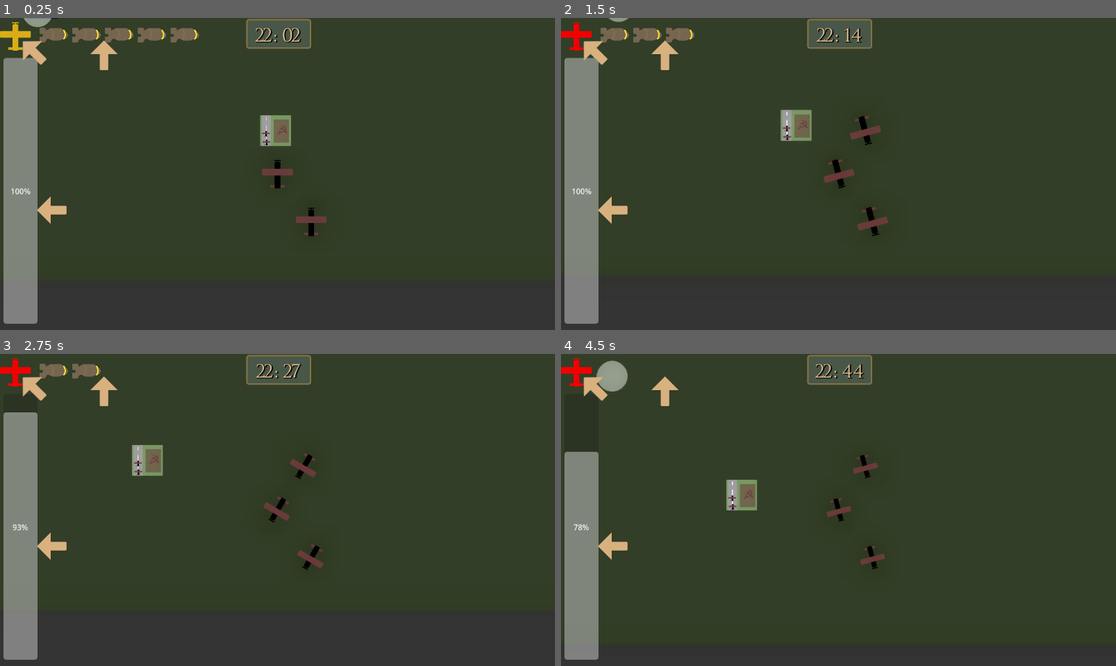
Above: before the commit, frames 1-4 (two rows, left to right).
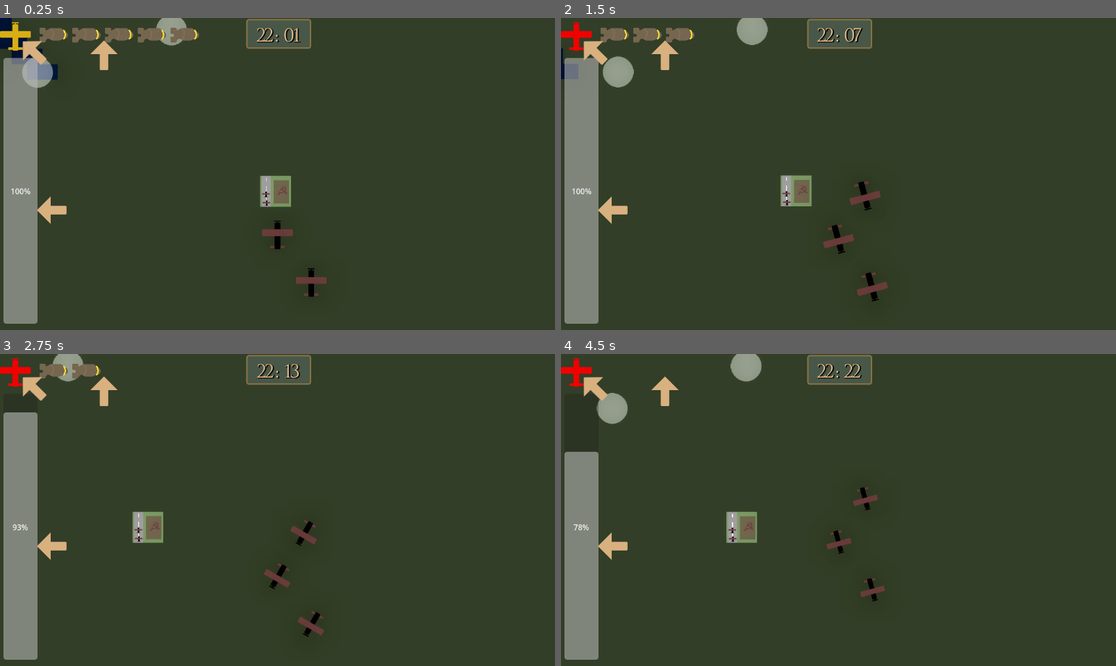
Above: after the commit, the same moments.

Repository: jsteele15/Night-witches
Game: Godot game, scene res://map/caucasus.tscn
Two runs of this game, one before a commit and one after it. Both use one fixed random seed, a clock stepped at 60 frames per second and the inputs below.
Inputs:
- Up to frame 1 (0.25 s): no input
- Up to frame 2 (1.5 s): hold D (right) 0.53-1.28 s; hold Space (bomb) 0.53-1.28 s; hold A (left) from 1.28 s (still down); tap Space (bomb) at 1.35 s
- Up to frame 3 (2.75 s): release A (left) at 2.03 s; hold D (right) from 2.03 s (still down); hold E (engine) from 2.03 s (still down); tap Space (bomb) at 2.3 s
- Up to frame 4 (4.5 s): release E (engine) at 2.78 s; tap Space (bomb) at 2.85 s; release D (right) at 3.53 s; hold Space (bomb) 3.53-4.28 s; hold A (left) from 3.53 s (still down); tap E (engine) at 4.35 s

The runs differ from the first frame. In frame 1, 3.2% of the frame differs, in the area x 0-59%, y 0-90%; in frame 2, 3.5%, in the area x 0-59%, y 0-91%; in frame 3, 2.5%; in frame 4, 3.4%.

Commit message:
map stuff, camera stuff
- camera shake and limits

Diff:
--- a/night-witches/characters/enemy_plane.gd
+++ b/night-witches/characters/enemy_plane.gd
@@ -7,8 +7,13 @@
 
 #give it a hunting spot
 @export var target = Vector2(500, 500)
+var start_target : Vector2
 var speed : float
 var locked_on : bool = false
+
+func _ready() -> void:
+	start_target = target
+
 func _physics_process(delta: float) -> void:
 	_move(delta)
 
@@ -16,6 +21,8 @@
 	var to_target
 
 	if not target:
+		target = start_target
+		locked_on = false
 		return
 
 	if target is not Vector2:
@@ -58,23 +65,32 @@
 			if p.run_away == false:
 				target = p
 				p.run_away = true
+				GameVars.being_persued = false
 				break
 	else:
 		#hunt the player
 		target = body
+		GameVars.persuer = self
+		GameVars.being_persued = true
 
 func _on_plane_area_low_body_entered(body: Node2D) -> void:
 	if body.has_method("_bomb"):
+		if target is CharacterBody2D:
+			return
 		_choose_plane_to_hunt(body)
 
 
 func _on_plane_area_mid_body_entered(body: Node2D) -> void:
 	if GameVars.current_sus == 1:
 		if body.has_method("_bomb"):
+			if target is CharacterBody2D:
+				return
 			_choose_plane_to_hunt(body)
 
 
 func _on_plane_area_far_body_entered(body: Node2D) -> void:
 	if GameVars.current_sus >= 2:
 		if body.has_method("_bomb"):
+			if target is CharacterBody2D:
+				return
 			_choose_plane_to_hunt(body)
--- a/night-witches/characters/player.gd
+++ b/night-witches/characters/player.gd
@@ -4,6 +4,7 @@
 @onready var plane_image : Sprite2D = $Plane
 @onready var bombing_cooldown : Timer = $"bombing cooldown"
 @onready var spotlight_cooldown : Timer = $"out spotlight cooldown"
+@onready var camera : Camera2D = $"game camera"
 var speed : float = 300.0
 const MAX_SPEED : float = 300.0
 const BOTTOM_SPEED : float = 200.0
@@ -122,6 +123,7 @@
 	"""check how many bomb we have left, if its zero, return"""
 	if GameVars.number_of_bombs > -1:
 		main.building_container.bombing()
+		camera.shake()
 		fired_recently = true
 		bombing_cooldown.start()
 		GameVars.number_of_bombs -= 1
--- a/night-witches/map/base.gd
+++ b/night-witches/map/base.gd
@@ -29,15 +29,21 @@
 	var new_plane = allied_plane.instantiate()
 
 	new_plane.position = player.position + offset
+
+	GameVars.allied_planes.add_child(new_plane)
 	new_plane.rotation_degrees = player.rotation_degrees
-	GameVars.allied_planes.add_child(new_plane)
-	print()
+
 
 
 func _on_body_entered(body: Node2D) -> void:
 	if body.has_method("_bomb"):
+
 		if GameVars.onto_base == true:
 			GameVars.onto_allies = true
 		player = body
 		GameVars.number_of_bombs = GameVars.MAX_BOMBS
 		_spawn_new_planes()
+		if GameVars.being_persued == true:
+			GameVars.being_persued = false
+			GameVars.persuer.target = GameVars.allied_planes.get_child(0)
+			GameVars.persuer = null
--- a/night-witches/map/caucasus_ground_layer.tscn
+++ b/night-witches/map/caucasus_ground_layer.tscn
@@ -9,6 +9,12 @@
 tile_set = ExtResource("1_fnp3o")
 
 [node name="walls" type="StaticBody2D" parent="."]
+
+[node name="PointLight2D" type="CollisionPolygon2D" parent="walls"]
+polygon = PackedVector2Array(4347, -27, 4364, -327, -524, -354, -542, 3047, 4644, 3053, 4644, 2643, 4355, 2622, 3, 2622, 3, -1, 880, -30)
+
+[node name="CollisionPolygon2D" type="CollisionPolygon2D" parent="walls"]
+polygon = PackedVector2Array(4340, -26, 4351, 2615, 4692, 2649, 4793, -64)
 
 [node name="spotlights" type="Node" parent="."]
 
--- a/night-witches/map/game_vars.gd
+++ b/night-witches/map/game_vars.gd
@@ -6,7 +6,9 @@
 #stuff related to the player
 #living status
 var player_alive : bool = true
-
+var player_shot_down : bool = false
+var being_persued : bool = false
+var persuer
 #for bombing
 const MAX_BOMBS : int = 4
 var number_of_bombs : int = 4
@@ -41,6 +43,9 @@
 	cur_time = 1320
 	night_over = false
 	player_alive = true
+	player_shot_down = false
+	being_persued = false
+	persuer = null
 	current_points = 0
 	current_sus = 0
 	current_hight = 3000
--- /dev/null
+++ b/night-witches/ui/evade_ui.gd
@@ -0,0 +1,38 @@
+extends Control
+
+@onready var game_text : RichTextLabel = $"game text"
+@onready var time_text : RichTextLabel = $"game text2"
+@onready var timer : Timer = $"evade time"
+var pers_started : bool = false
+# Called when the node enters the scene tree for the first time.
+func _ready() -> void:
+	game_text.is_clock = true
+	time_text.is_clock = true
+
+
+# Called every frame. 'delta' is the elapsed time since the previous frame.
+func _process(delta: float) -> void:
+	#print(round($"evade time".time_left))
+	game_text.text = "[center]Evade within"
+	time_text.text = "[center]%.2f" % timer.time_left
+	if GameVars.being_persued == true and pers_started == false:
+		self.visible = true
+		timer.start()
+		pers_started = true
+	if GameVars.being_persued == false:
+		self.visible = false
+		pers_started = false
+		timer.stop()
+
+
+
+func _input(event: InputEvent) -> void:
+	if event.is_action_pressed("bomb"):
+		timer.stop()
+	if event.is_action_pressed("left"):
+		timer.start()
+
+
+func _on_evade_time_timeout() -> void:
+	GameVars.player_alive = false
+	GameVars.player_shot_down = true
--- /dev/null
+++ b/night-witches/ui/evade_ui.tscn
@@ -0,0 +1,51 @@
+[gd_scene load_steps=3 format=3 uid="uid://rl7k5x70dwb4"]
+
+[ext_resource type="Script" uid="uid://dmb3tmqbhfhp5" path="res://ui/evade_ui.gd" id="1_25dnf"]
+[ext_resource type="PackedScene" uid="uid://xeg2gnmclwhw" path="res://ui/game_text.tscn" id="2_dgo7g"]
+
+[node name="evade ui" type="Control"]
+layout_mode = 3
+anchors_preset = 15
+anchor_right = 1.0
+anchor_bottom = 1.0
+grow_horizontal = 2
+grow_vertical = 2
+script = ExtResource("1_25dnf")
+
+[node name="evade time" type="Timer" parent="."]
+wait_time = 5.0
+one_shot = true
+
+[node name="game text" parent="." instance=ExtResource("2_dgo7g")]
+layout_mode = 1
+anchors_preset = 15
+anchor_right = 1.0
+anchor_bottom = 1.0
+offset_top = 409.0
+offset_right = 0.0
+offset_bottom = -112.0
+grow_horizontal = 2
+grow_vertical = 2
+mouse_filter = 2
+theme_override_font_sizes/normal_font_size = 90
+text = "[center]Evade within"
+horizontal_alignment = 1
+vertical_alignment = 1
+
+[node name="game text2" parent="." instance=ExtResource("2_dgo7g")]
+layout_mode = 1
+anchors_preset = 15
+anchor_right = 1.0
+anchor_bottom = 1.0
+offset_top = 492.0
+offset_right = 0.0
+offset_bottom = -29.0
+grow_horizontal = 2
+grow_vertical = 2
+mouse_filter = 2
+theme_override_font_sizes/normal_font_size = 90
+text = "[center]Evade within"
+horizontal_alignment = 1
+vertical_alignment = 1
+
+[connection signal="timeout" from="evade time" to="." method="_on_evade_time_timeout"]
--- /dev/null
+++ b/night-witches/ui/game_camera.gd
@@ -0,0 +1,23 @@
+extends Camera2D
+
+
+var shake_strength: float = 0.0
+var shake_decay: float = 5.0   # how fast the shake fades
+var max_offset: float = 20.0   # maximum shake distance
+
+func _process(delta: float) -> void:
+	if shake_strength > 0.01:
+		# random offset each frame
+		offset = Vector2(
+			randf_range(-shake_strength, shake_strength),
+			randf_range(-shake_strength, shake_strength)
+		)
+
+		# decay the shake
+		shake_strength = lerp(shake_strength, 0.0, shake_decay * delta)
+	else:
+		offset = Vector2.ZERO
+
+
+func shake(amount: float = 1.0) -> void:
+	shake_strength = clamp(amount * max_offset, 0.0, max_offset)
--- a/night-witches/ui/game_camera.tscn
+++ b/night-witches/ui/game_camera.tscn
@@ -1,3 +1,10 @@
-[gd_scene format=3 uid="uid://c2su4i1dxoh6n"]
+[gd_scene load_steps=2 format=3 uid="uid://c2su4i1dxoh6n"]
+
+[ext_resource type="Script" uid="uid://bi3k4dk337m0p" path="res://ui/game_camera.gd" id="1_bgw00"]
 
 [node name="game camera" type="Camera2D"]
+limit_left = 0
+limit_top = 0
+limit_right = 4300
+limit_bottom = 2600
+script = ExtResource("1_bgw00")
--- a/night-witches/ui/start_menu.gd
+++ b/night-witches/ui/start_menu.gd
@@ -15,7 +15,7 @@
 
 
 func _on_play_pressed() -> void:
-	pass # Replace with function body.
+	get_tree().change_scene_to_file("res://map/caucasus.tscn")
 
 
 func _on_tutorial_pressed() -> void:
--- a/night-witches/ui/timer_top.gd
+++ b/night-witches/ui/timer_top.gd
@@ -17,6 +17,7 @@
 
 
 func _on_game_timer_timeout() -> void:
+
 	if GameVars.night_over == true or GameVars.player_alive == false:
 		timer.stop()
 		return
--- a/night-witches/ui/timer_top.tscn
+++ b/night-witches/ui/timer_top.tscn
@@ -41,7 +41,7 @@
 text = "[center]00:00"
 
 [node name="game timer" type="Timer" parent="."]
-wait_time = 0.1
+wait_time = 0.2
 autostart = true
 
 [node name="Panel" type="Panel" parent="."]
--- a/night-witches/ui/tutorial_box.gd
+++ b/night-witches/ui/tutorial_box.gd
@@ -1,7 +1,7 @@
 extends Control
 
 @onready var tutorial_text : RichTextLabel = $"game text"
-@onready var next_button : Button = $"game text/next button"
+@onready var next_button : Button = $"next button"
 
 var this_trig : bool = false
 
--- a/night-witches/ui/tutorial_box.tscn
+++ b/night-witches/ui/tutorial_box.tscn
@@ -68,19 +68,19 @@
 grow_vertical = 2
 theme_override_styles/panel = SubResource("StyleBoxFlat_58tfx")
 
-[node name="next button" type="Button" parent="game text"]
+[node name="next button" type="Button" parent="."]
 layout_mode = 1
-anchors_preset = 3
-anchor_left = 1.0
-anchor_top = 1.0
-anchor_right = 1.0
-anchor_bottom = 1.0
-offset_left = -77.5
-offset_top = -36.5
-offset_right = -8.5
-offset_bottom = -5.5
+anchors_preset = -1
+anchor_left = 0.5
+anchor_top = 0.5
+anchor_right = 0.5
+anchor_bottom = 0.5
+offset_left = -44.0
+offset_top = 271.0
+offset_right = 25.0
+offset_bottom = 302.0
 grow_horizontal = 0
 grow_vertical = 0
 text = "next"
 
-[connection signal="pressed" from="game text/next button" to="." method="_on_next_button_pressed"]
+[connection signal="pressed" from="next button" to="." method="_on_next_button_pressed"]
--- a/night-witches/ui/ui.gd
+++ b/night-witches/ui/ui.gd
@@ -15,16 +15,25 @@
 
 # Called every frame. 'delta' is the elapsed time since the previous frame.
 func _process(delta: float) -> void:
+	if GameVars.player_shot_down == true and death_trig == false:
+		fail_text.visible = true
+		fail_text.set_up_text("[center]You were shot down".format({}))
+		restart_button.visible = true
+		death_trig = true
+		return
+
 	if GameVars.player_alive == false and death_trig == false:
 		fail_text.visible = true
 		fail_text.set_up_text("[center]You Crashed".format({}))
 		restart_button.visible = true
 		death_trig = true
+		return
 
 	if GameVars.night_over == true and night_over_trig == false:
 		fail_text.text = "[center]Night over, points {p}".format({"p": GameVars.current_points})
 		fail_text.visible = true
 		fail_text.set_up_text("[center]Night over, points {p}".format({"p": GameVars.current_points}))
+		restart_button.visible = true
 		night_over_trig = true
 
 
--- a/night-witches/ui/ui.tscn
+++ b/night-witches/ui/ui.tscn
@@ -6,6 +6,7 @@
 [ext_resource type="PackedScene" uid="uid://brnf6mgju1lb8" path="res://ui/vis_indicator.tscn" id="4_vkava"]
 [ext_resource type="PackedScene" uid="uid://xeg2gnmclwhw" path="res://ui/game_text.tscn" id="5_tf0e0"]
 [ext_resource type="PackedScene" uid="uid://b1q0jactwg8oj" path="res://ui/tutorial_box.tscn" id="6_obcwv"]
+[ext_resource type="PackedScene" uid="uid://rl7k5x70dwb4" path="res://ui/evade_ui.tscn" id="7_bo1jx"]
 
 [node name="ui" type="CanvasLayer"]
 script = ExtResource("1_ks8t7")
@@ -32,6 +33,7 @@
 grow_vertical = 2
 size_flags_horizontal = 3
 size_flags_vertical = 3
+mouse_filter = 2
 
 [node name="fail text" parent="main" instance=ExtResource("5_tf0e0")]
 layout_mode = 1
@@ -48,6 +50,7 @@
 grow_vertical = 2
 size_flags_horizontal = 3
 size_flags_vertical = 3
+mouse_filter = 2
 theme_override_constants/line_separation = 50
 theme_override_font_sizes/normal_font_size = 90
 text = "[center]
@@ -60,6 +63,7 @@
 offset_left = 0.0
 offset_top = 9.0
 offset_bottom = -1.0
+mouse_filter = 2
 
 [node name="restart button" type="Button" parent="main"]
 visible = false
@@ -76,5 +80,9 @@
 text = "restart"
 
 [node name="tutorial box" parent="." instance=ExtResource("6_obcwv")]
+mouse_filter = 2
+
+[node name="evade ui" parent="." instance=ExtResource("7_bo1jx")]
+mouse_filter = 2
 
 [connection signal="pressed" from="main/restart button" to="." method="_on_restart_button_pressed"]
Not shown, added: night-witches/ui/evade_ui.gd.uid
Not shown, added: night-witches/ui/game_camera.gd.uid
Not shown: 1 places in night-witches/ui/ui.tscn that only renumber resources
